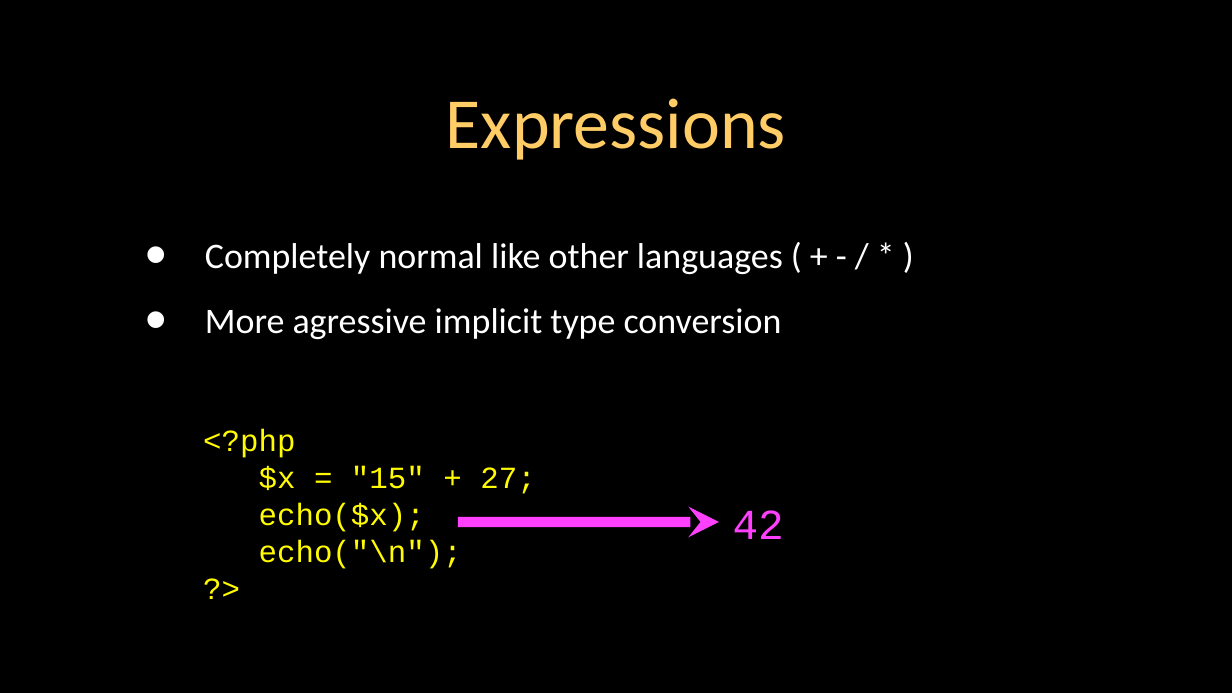
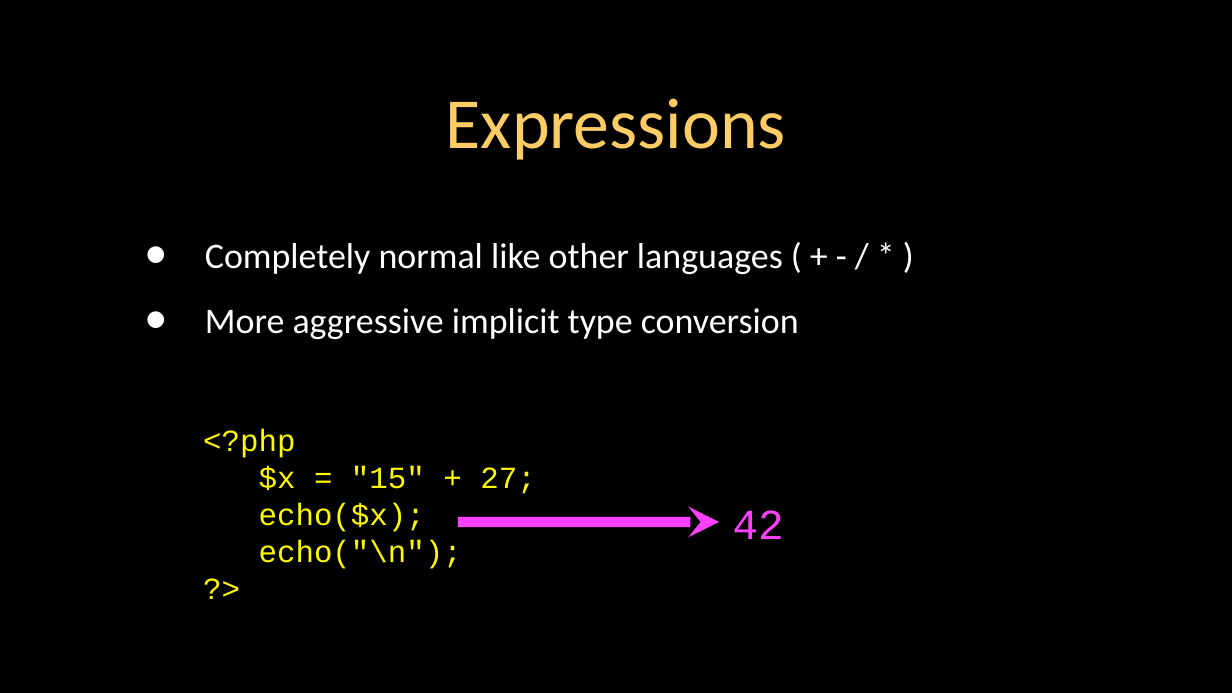
Before and after one commit to csev/wa4e, a slide deck: slide 19 of lectures/PHP-01-Overview.ppt. Drawn at 1232x693 pixels with LibreOffice and Linux fonts; fonts in the diff are those of the drawing. Boxes give left, top, right and bottom in pixels: in the first picture for what was removed or moved away, otherwise in the second. Text is boxed around its words. In the diff, an @@ line names an element or a change of style, - is before the commit and + after.

Commit message:
Update PHP-01-Overview.ppt
some minor typos

```diff
--- a/lectures/PHP-01-Overview.ppt
+++ b/lectures/PHP-01-Overview.ppt
@@ text at box(205, 308, 799, 339): text changed @@
-• More agressive implicit type conversion
+• More aggressive implicit type conversion
```
Also in this commit, not shown: 4 other slides changed.
